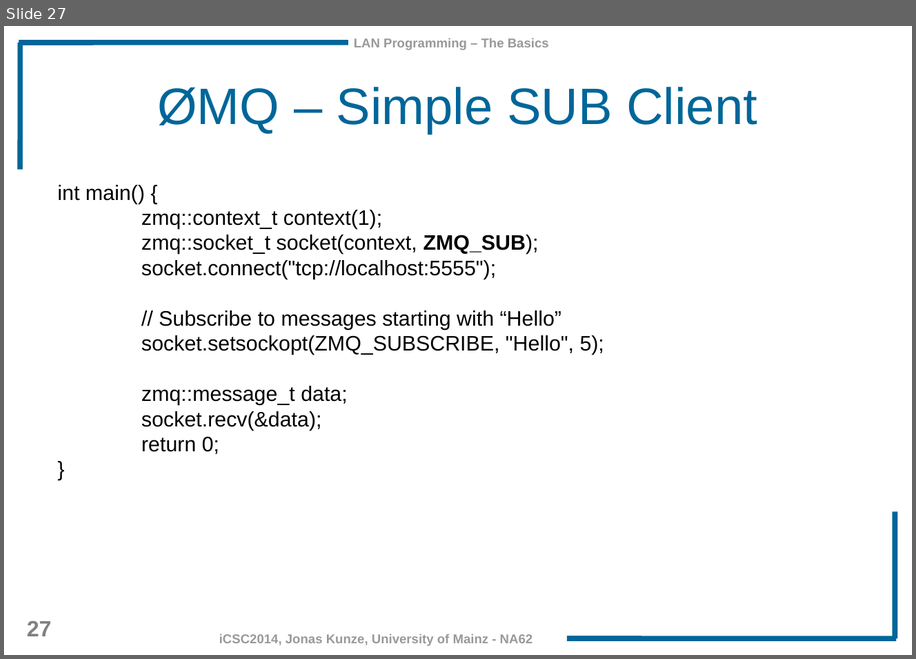
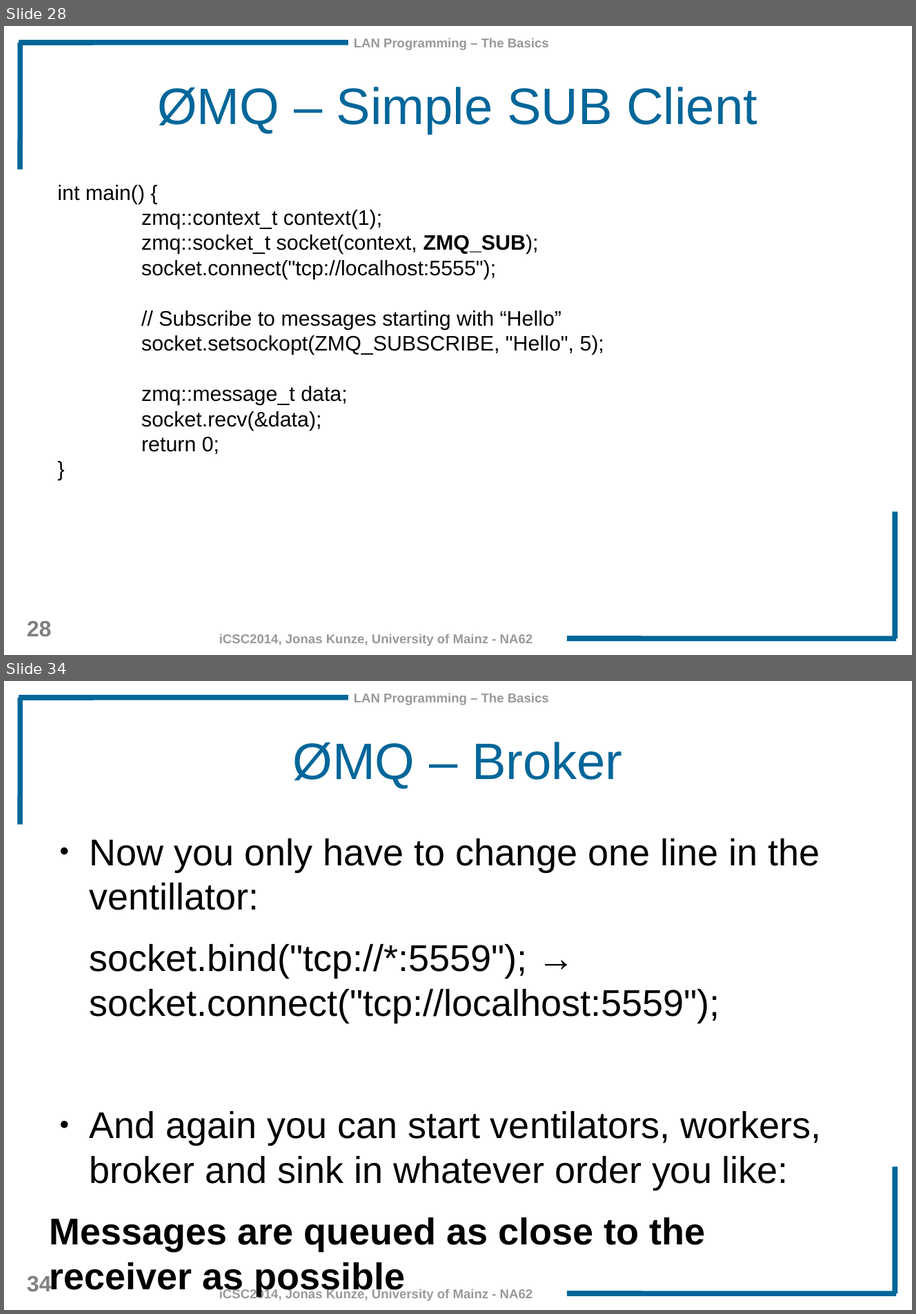
Before and after one commit to JonasKunze/icsc2014, a slide deck: iCSC-2014-Network-Libraries.odp. Shown one above the other, each under a label of ours: slide 27 before the commit, slides 28 and 34 after it; the slides between them are not shown. The pictures are 916x659 and 916x1314 pixels, drawn with LibreOffice and Linux fonts; fonts in the diff are those of the drawing; background and template pictures are left out. Boxes give left, top, right and bottom in pixels: in the first picture for what was removed or moved away, otherwise in the second. Text is boxed around its words. In the diff, an @@ line names an element or a change of style, - is before the commit and + after.

Commit message:
ZMQ Broker and Multithreading

```diff
--- a/iCSC-2014-Network-Libraries.odp
+++ b/iCSC-2014-Network-Libraries.odp
@@ slide 34 added at (x1=4, y1=681, x2=912, y2=1310), background #FFFFFF; not listed: 7 template elements that a slide beside it also shows @@
@@ title added at (x1=292, y1=742, x2=623, y2=789), 44 pt, text #006699 @@
+ØMQ – Broker
@@ text added at (x1=50, y1=838, x2=822, y2=1251), 32 pt, text #000000 @@
+● Now you only have to change one line in the ventillator:
+socket.bind("tcp://*:5559"); → socket.connect("tcp://localhost:5559");
+● And again you can start ventilators, workers, broker and sink in whatever order you like:
+Messages are queued as close to the receiver as possible
@@ what was slide 27 is now slide 28 @@
@@ page number at (x1=27, y1=620, x2=52, y2=636): text changed @@
-27
+28
```
Also in this commit, not shown: 6 slides changed, 10 other slides added.
